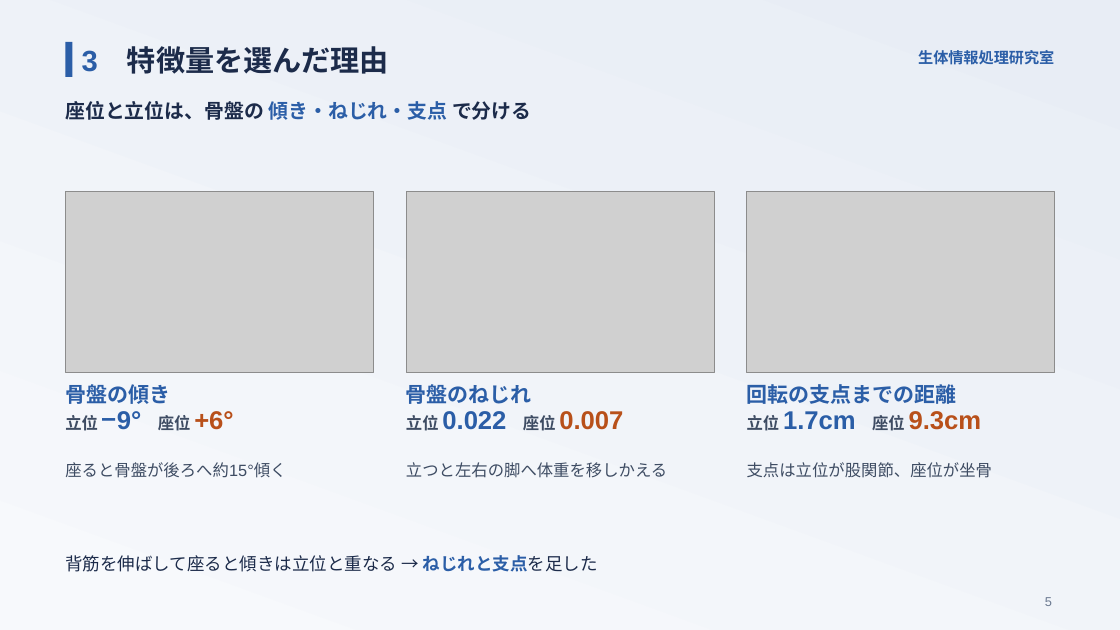
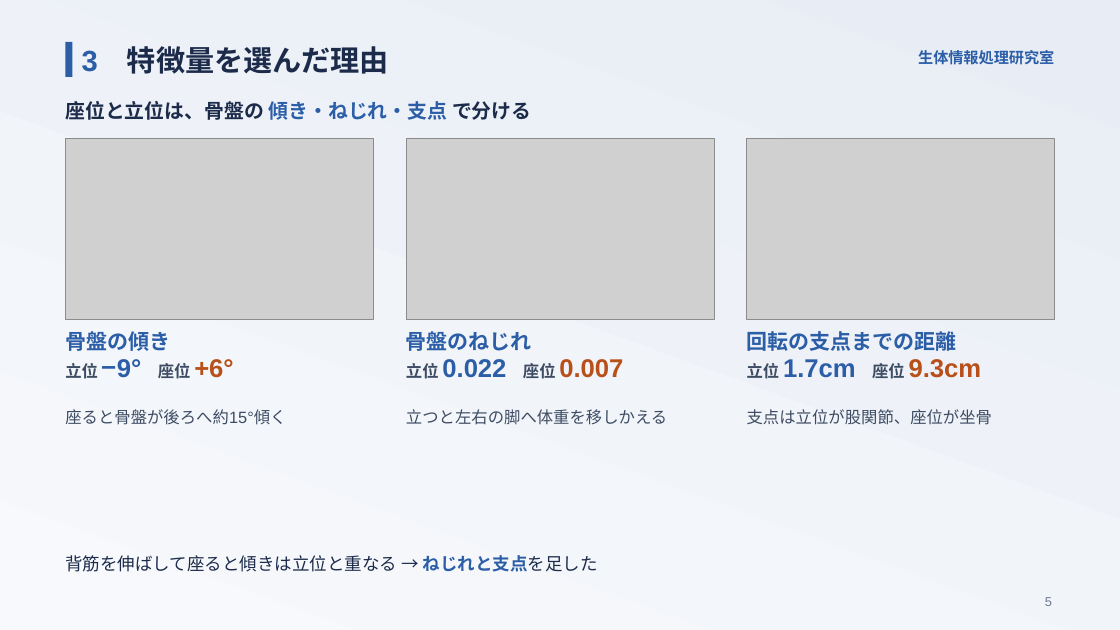
Before and after one commit to takuto-nohara/DataScienceContest, a slide deck: slide 5 of presentation/final_seitailab.pptx. Drawn at 1120x630 pixels with LibreOffice and Linux fonts; fonts in the diff are those of the drawing; grey boxes stand for pictures. Boxes give left, top, right and bottom in pixels: in the first picture for what was removed or moved away, otherwise in the second. Text is boxed around its words. In the diff, an @@ line names an element or a change of style, - is before the commit and + after.

```diff
--- a/presentation/final_seitailab.pptx
+++ b/presentation/final_seitailab.pptx
@@ 9 texts, 3 pictures: place and size @@
-9 texts, 3 pictures at (65, 192, 1055, 478)
+9 texts, 3 pictures at (65, 139, 1055, 425)
```
Also in this commit, not shown: 6 other slides changed, 12 other files.
